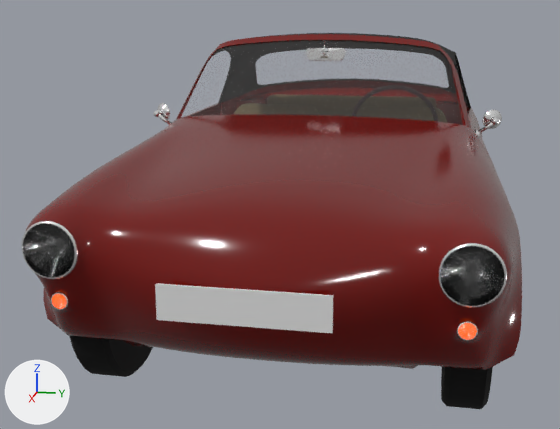
The glTF model examples/vehicle_example/vehicle_example.gltf as it was, and as the next commit left it.
Both versions are drawn from a 50 mm camera at (3.96, 0.52, 1.34) aimed at (0.12, -0.25, 0.38). Every picture has the same lights, and +X, +Y and +Z are marked at lower left. The first picture is the older version. Where no turn or scale is listed for an object, it has been applied to the vertices.

Before the edit, the objects in view are built like this:
```python
mat_plastic_clear = principled_material('Plastic_Clear')
mat_plastic_clear.base_color = (0.0, 0.0, 0.0)  # black #000000
mat_plastic_clear.roughness = 0.7
mat_plastic_clear.alpha = 0.4
me_light_low_beam_lens_fl = bpy.data.meshes.new('Light_Low_Beam_Lens_FL')
me_light_low_beam_lens_fl.from_pydata(...)  # 384 vertices, 700 faces; spans x 0.07..0.101, y -0.087..0.087, z -0.087..0.087
me_light_low_beam_lens_fl.materials.append(mat_plastic_clear)  # black #000000
me_light_low_beam_lens_fr = bpy.data.meshes.new('Light_Low_Beam_Lens_FR')
me_light_low_beam_lens_fr.from_pydata(...)  # 384 vertices, 700 faces; spans x 0.07..0.101, y -0.087..0.087, z -0.087..0.087
me_light_low_beam_lens_fr.materials.append(mat_plastic_clear)  # black #000000
me_tire_fr = bpy.data.meshes.new('Tire_FR')
me_tire_fr.from_pydata(...)  # 256 vertices, 512 faces; spans x -0.33..0.33, y -0.075..0.075, z -0.33..0.33
me_tire_fr.materials.append(mat_rubber_black)  # black #000000
ob_light_low_beam_lens_fl = bpy.data.objects.new('Light_Low_Beam_Lens_FL', me_light_low_beam_lens_fl)
ob_light_low_beam_lens_fl.location = (1.761, 0.636, 0.659)
ob_light_low_beam_lens_fr = bpy.data.objects.new('Light_Low_Beam_Lens_FR', me_light_low_beam_lens_fr)
ob_light_low_beam_lens_fr.location = (1.761, -0.636, 0.659)
ob_tire_fr = bpy.data.objects.new('Tire_FR', me_tire_fr)
ob_tire_fr.location = (1.254, -0.659, 0.33)
# also in view: 'Window_F' at (0.51, 0.0, 1.09); 'Tire_FL' at (1.25, 0.66, 0.33); 'Body' at (0.01, 0.0, 0.77); 'License_Plate_F' at (1.92, 0.0, 0.55)
```
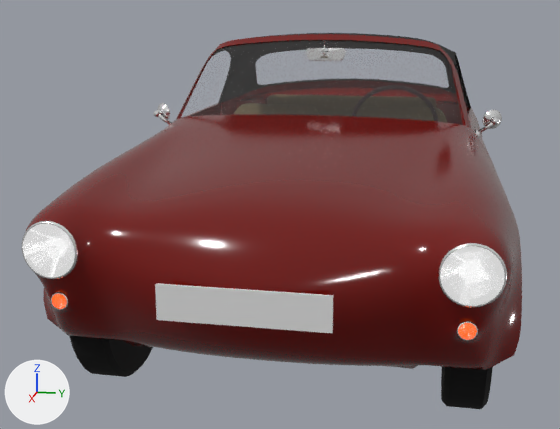
The change, as a diff of the scene's bpy script:
```diff
--- a/examples/vehicle_example/vehicle_example.gltf.py
+++ b/examples/vehicle_example/vehicle_example.gltf.py
@@ mat_plastic_clear @@
 mat_plastic_clear.alpha = 0.4
+mat_plastic_clear.emission_strength = 1.0
```

Where the change shows, as pixel boxes [x1, y1, x2, y2] in the pictures (560 x 429 px):
'Light_Low_Beam_Lens_FL', surface changed
    both: [440, 246, 505, 306]
'Light_Low_Beam_Lens_FR', surface changed
    both: [23, 224, 75, 277]
